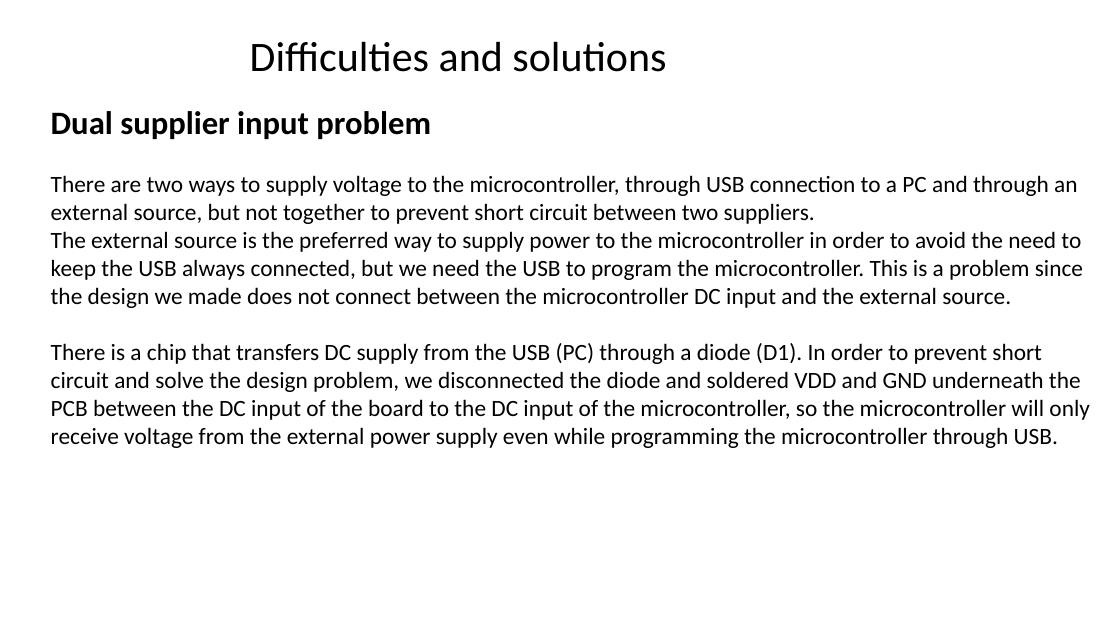
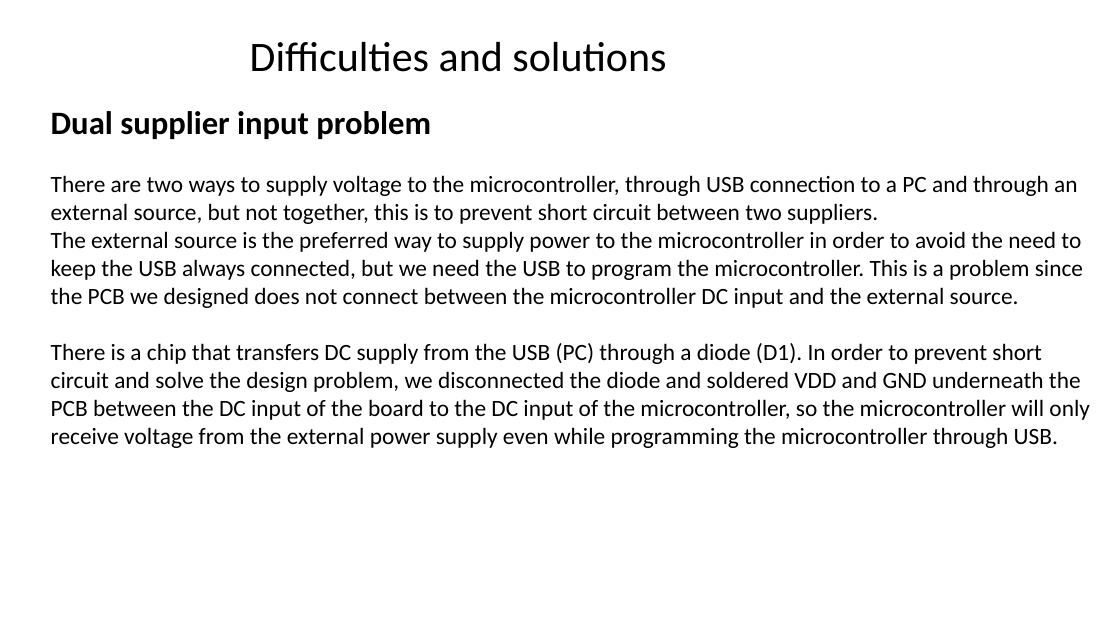
Before and after one commit to eylonk12/university_project, a slide deck: slide 7 of main/prs_2022-048p.pptx. Drawn at 1120x630 pixels with LibreOffice and Linux fonts; fonts in the diff are those of the drawing; background and template pictures are left out. Boxes give left, top, right and bottom in pixels: in the first picture for what was removed or moved away, otherwise in the second. Text is boxed around its words. In the diff, an @@ line names an element or a change of style, - is before the commit and + after.

Commit message:
final presentation

```diff
--- a/main/prs_2022-048p.pptx
+++ b/main/prs_2022-048p.pptx
@@ text at (51, 175, 1083, 308): text changed @@
-There are two ways to supply voltage to the microcontroller, through USB connection to a PC and through an external source, but not together to prevent short circuit between two suppliers.
-The external source is the preferred way to supply power to the microcontroller in order to avoid the need to keep the USB always connected, but we need the USB to program the microcontroller. This is a problem since the design we made does not connect between the microcontroller DC input and the external source.
+There are two ways to supply voltage to the microcontroller, through USB connection to a PC and through an external source, but not together, this is to prevent short circuit between two suppliers.
+The external source is the preferred way to supply power to the microcontroller in order to avoid the need to keep the USB always connected, but we need the USB to program the microcontroller. This is a problem since the PCB we designed does not connect between the microcontroller DC input and the external source.
```
Also in this commit, not shown: 4 other slides changed, 2 other files.
